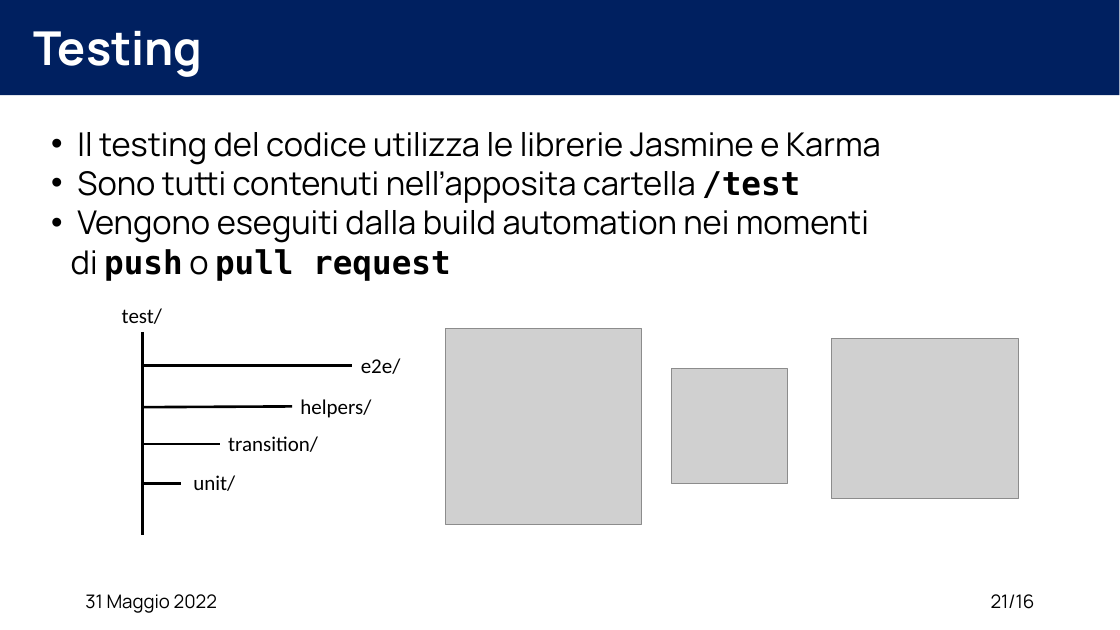
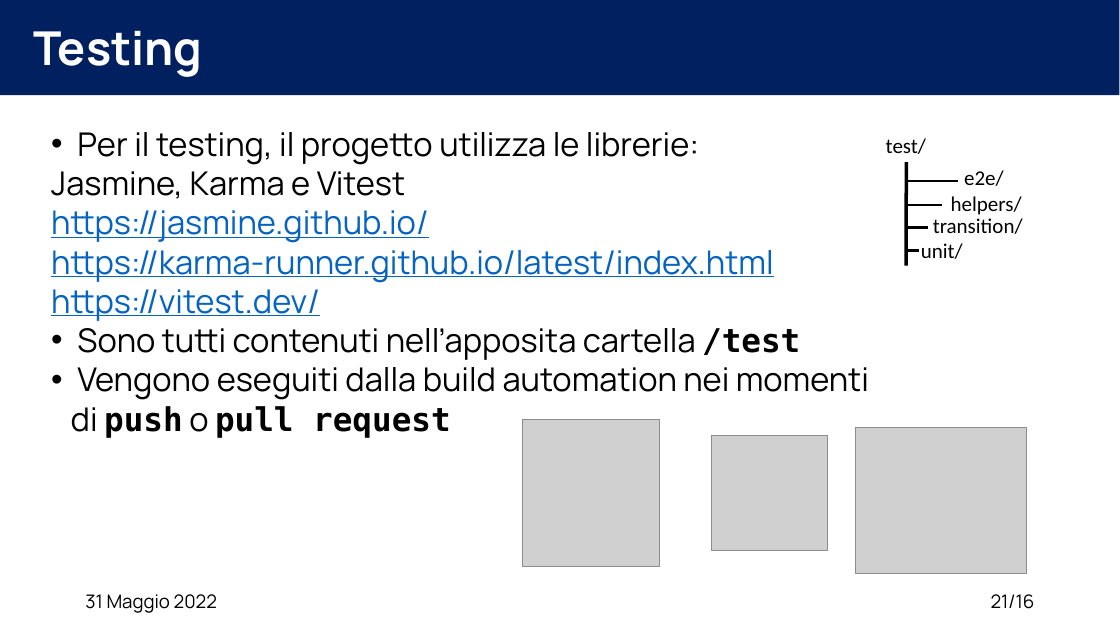
Before and after one commit to XidaZ3/MTSSAssignment3, a slide deck: slide 21 of MTSSAssignment3.pptx. Drawn at 1120x630 pixels with LibreOffice and Linux fonts; fonts in the diff are those of the drawing; grey boxes stand for pictures. Boxes give left, top, right and bottom in pixels: in the first picture for what was removed or moved away, otherwise in the second. Text is boxed around its words. In the diff, an @@ line names an element or a change of style, - is before the commit and + after.

Commit message:
Test Slides
Test Slides

```diff
--- a/MTSSAssignment3.pptx
+++ b/MTSSAssignment3.pptx
@@ text at <box>51,132,774,321</box>: text changed; text colour #000000 to #0563C1 @@
-• Il testing del codice utilizza le librerie Jasmine e Karma
+• Per il testing, il progetto utilizza le librerie:
+Jasmine, Karma e Vitest
+https://jasmine.github.io/
+https://karma-runner.github.io/latest/index.html
+https://vitest.dev/
@@ text "test/": place and size @@
-text "test/" at <box>122,308,162,324</box>
+text "test/" at <box>886,138,926,154</box>
@@ line moved from (142, 332) - (142, 535) to (907, 162) - (907, 266) @@
@@ text "e2e/": place and size @@
-text "e2e/" at <box>361,358,401,374</box>
+text "e2e/" at <box>964,170,1004,186</box>
@@ line moved from (142, 408) - (292, 407) to (905, 205) - (943, 205) @@
@@ line moved from (142, 365) - (353, 365) to (908, 181) - (958, 181) @@
@@ text "transition/": place and size @@
-text "transition/" at <box>228,436,318,452</box>
+text "transition/" at <box>933,218,1023,234</box>
@@ text "helpers/": place and size @@
-text "helpers/" at <box>300,399,371,418</box>
+text "helpers/" at <box>951,196,1022,215</box>
@@ line moved from (142, 444) - (220, 444) to (908, 228) - (928, 228) @@
@@ text "unit/": place and size @@
-text "unit/" at <box>193,475,235,491</box>
+text "unit/" at <box>921,243,963,259</box>
@@ line moved from (142, 484) - (181, 484) to (906, 250) - (919, 250) @@
@@ picture removed at <box>445,329,641,524</box> @@
@@ picture added at <box>523,420,660,567</box> @@
@@ picture: place and size @@
-picture at <box>672,369,788,484</box>
+picture at <box>712,436,828,551</box>
@@ picture: place and size @@
-picture at <box>832,339,1019,498</box>
+picture at <box>855,428,1027,573</box>
```
Also in this commit, not shown: 3 slides added, 1 slide removed, 5 other files.
